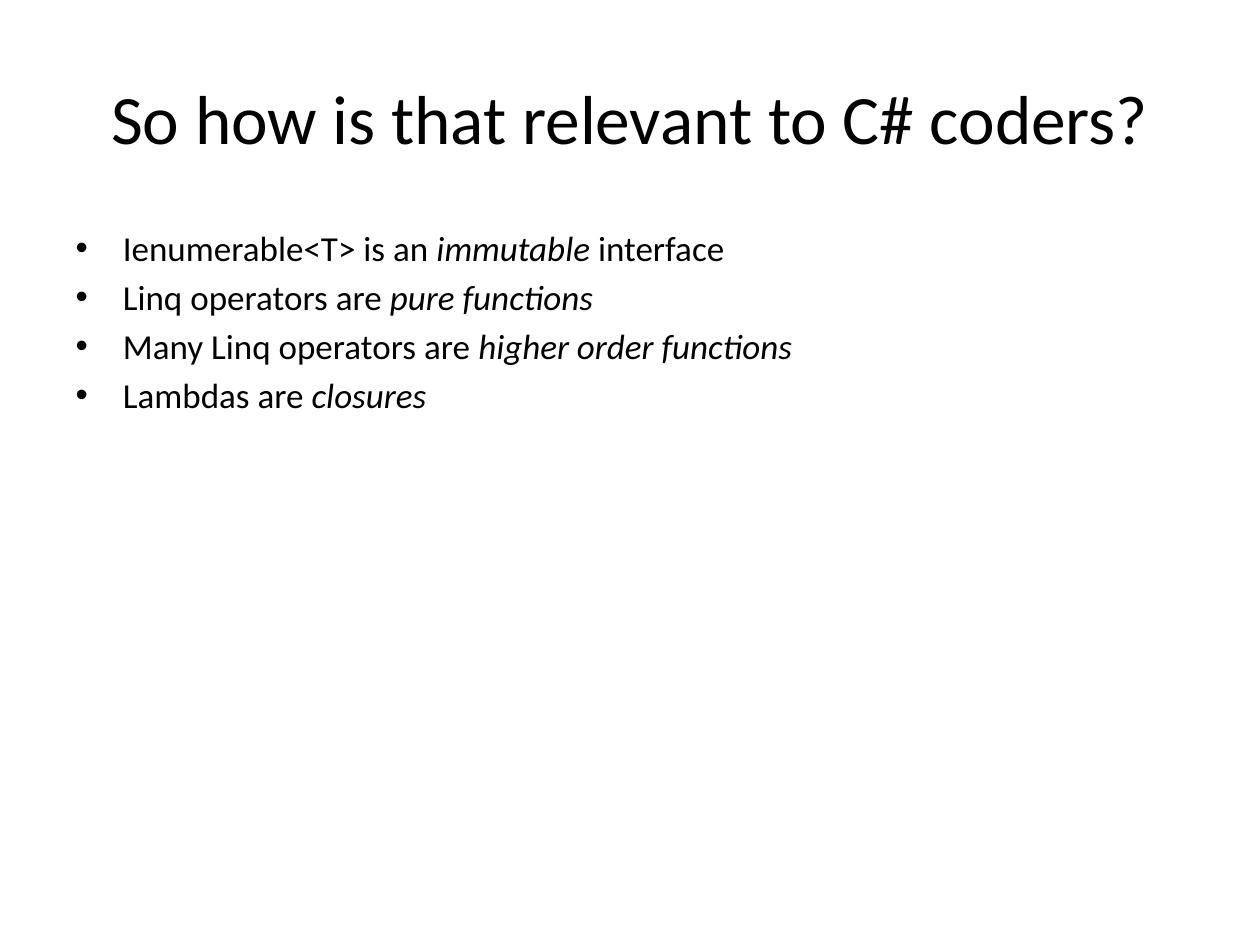
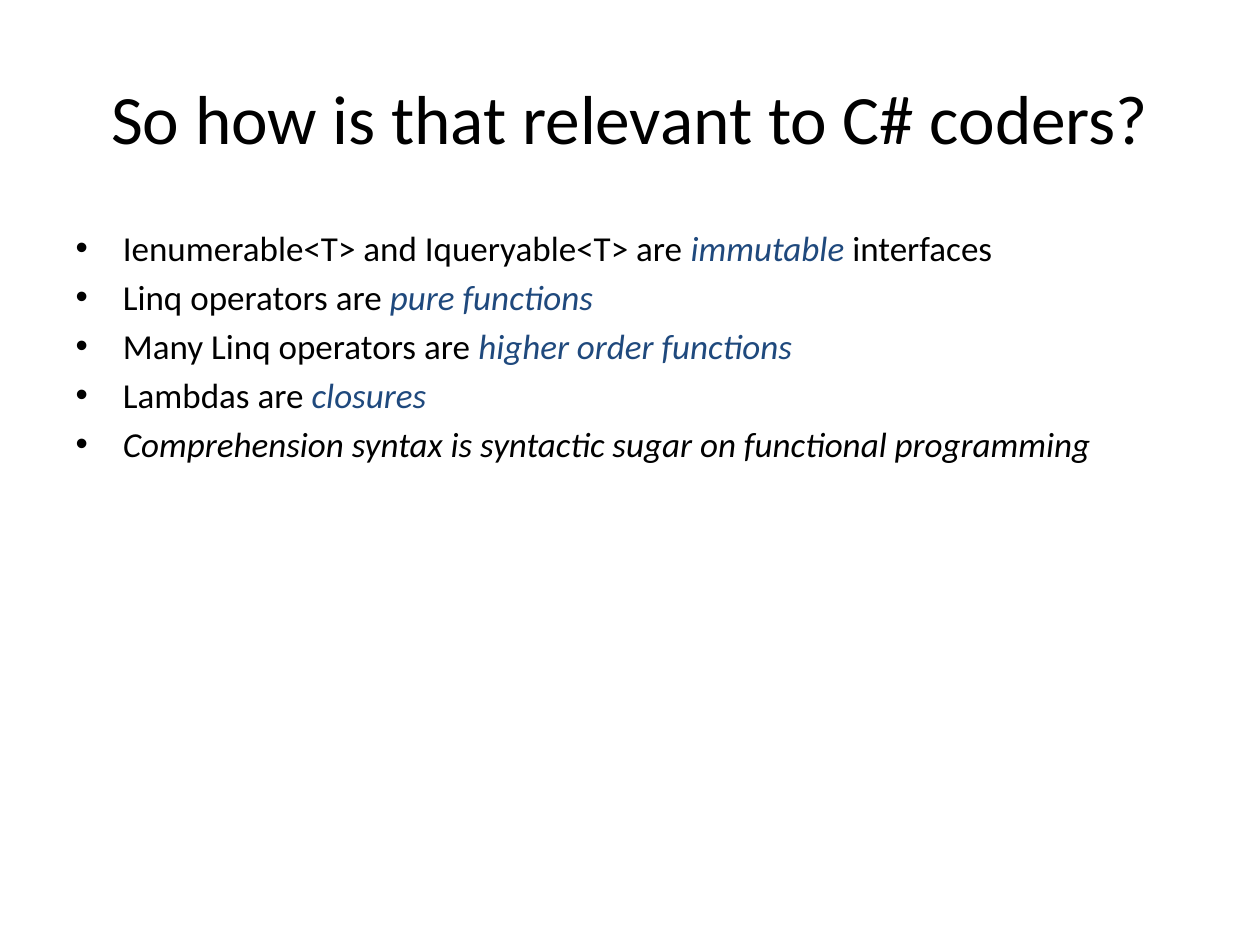
Before and after one commit to mlidbom/CSharpElevate, a slide deck: slide 4 of CSharp3.pptx. Drawn at 1260x945 pixels with LibreOffice and Linux fonts; fonts in the diff are those of the drawing. Boxes give left, top, right and bottom in pixels: in the first picture for what was removed or moved away, otherwise in the second. Text is boxed around its words. In the diff, an @@ line names an element or a change of style, - is before the commit and + after.

```diff
--- a/CSharp3.pptx
+++ b/CSharp3.pptx
@@ text at (123, 236, 992, 267): text changed @@
-• Ienumerable<T> is an immutable interface
+• Ienumerable<T> and Iqueryable<T> are immutable interfaces
@@ text at (123, 286, 792, 409): text colour #000000 to #1F497D in "pure functions", "higher order functions", "closures" @@
@@ text at (123, 432, 1090, 463): paragraph added @@
+• Comprehension syntax is syntactic sugar on functional programming
```
Also in this commit, not shown: 4 other slides changed.
